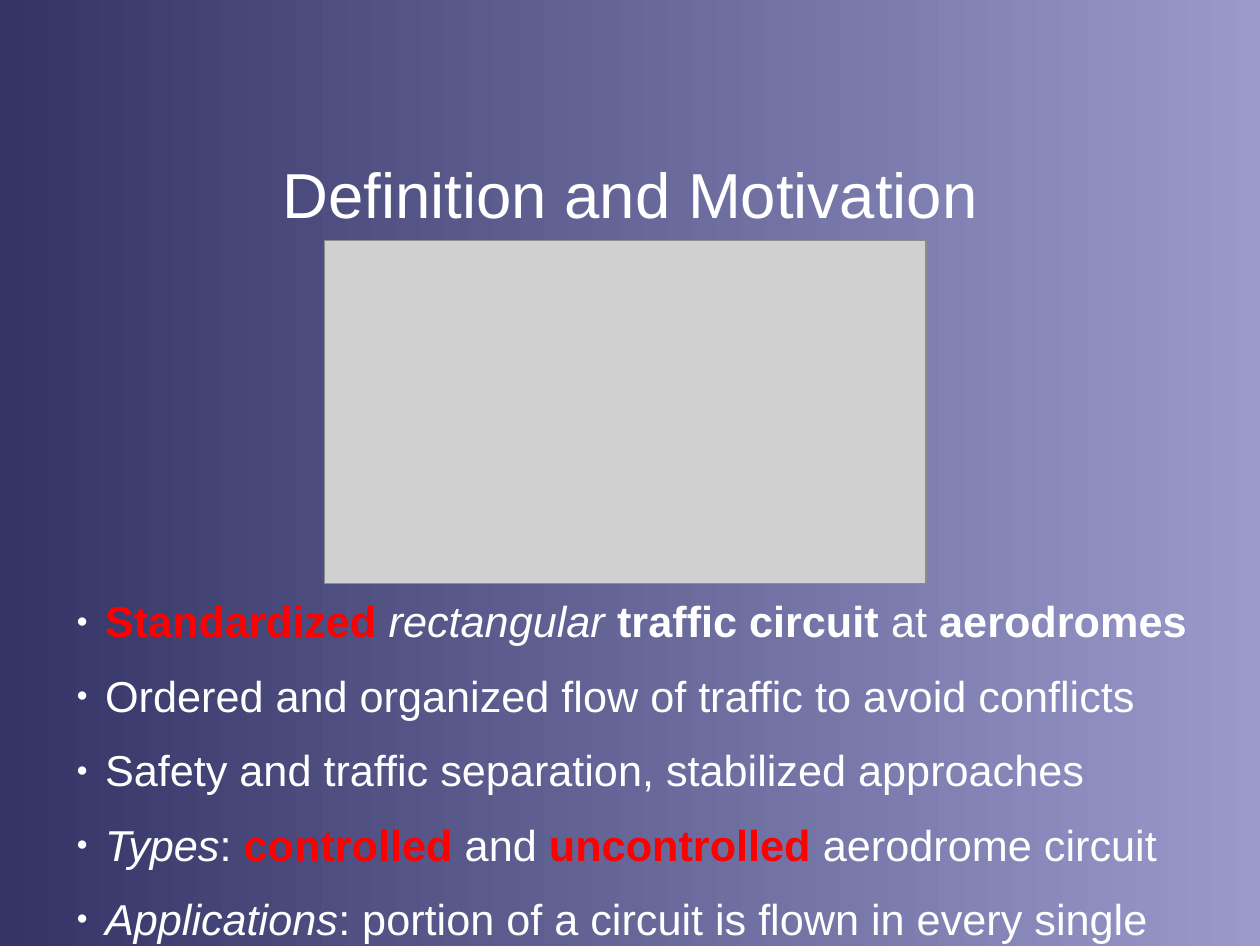
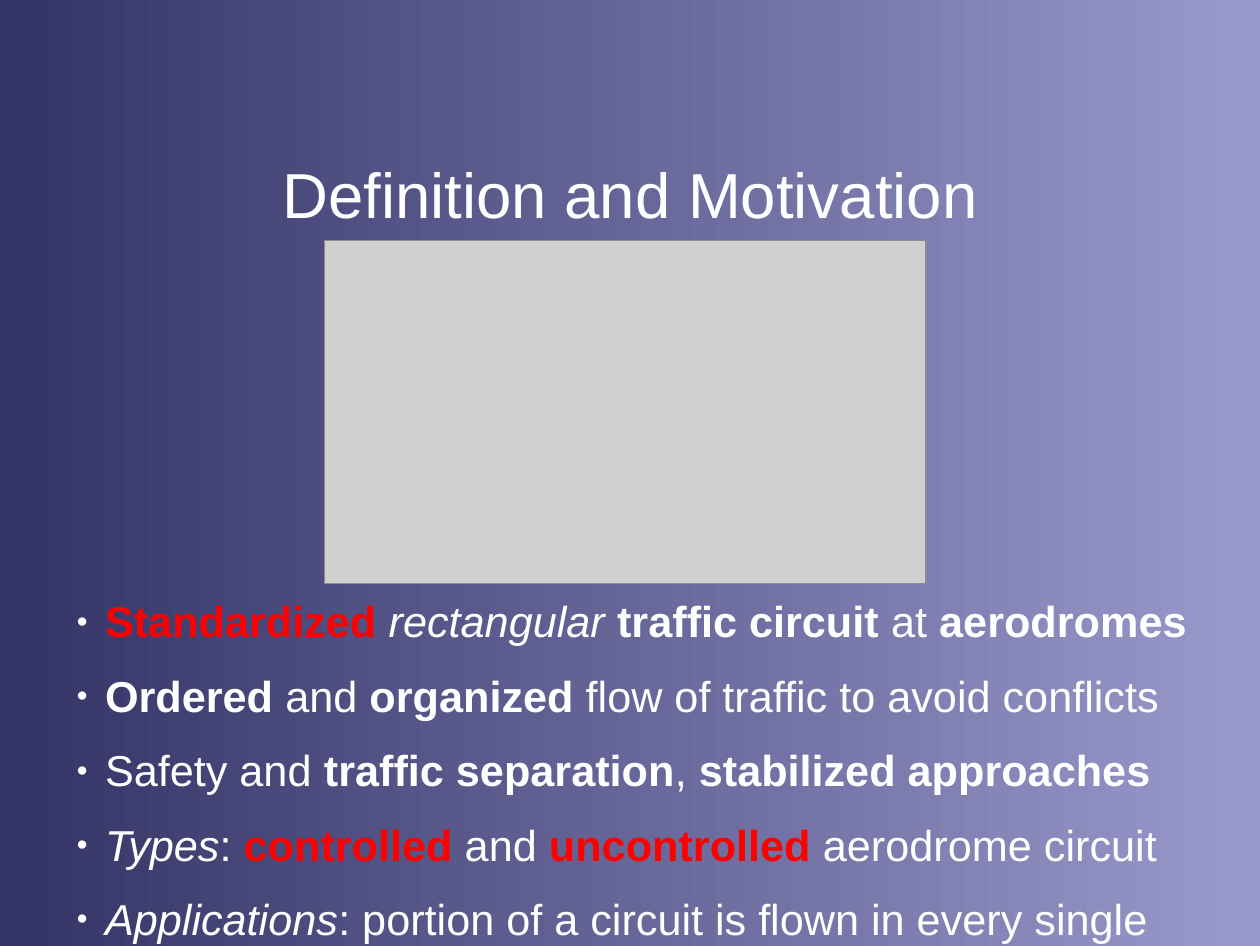
Before and after one commit to stephanheinemann/flight, a slide deck: slide 4 of FI/Circuits/Circuits.odp. Drawn at 1260x946 pixels with LibreOffice and Linux fonts; fonts in the diff are those of the drawing; grey boxes stand for pictures; background and template pictures are left out. Boxes give left, top, right and bottom in pixels: in the first picture for what was removed or moved away, otherwise in the second. Text is boxed around its words. In the diff, an @@ line names an element or a change of style, - is before the commit and + after.

```diff
--- a/FI/Circuits/Circuits.odp
+++ b/FI/Circuits/Circuits.odp
@@ text at bbox=[105, 680, 1159, 795]: bold on in "Ordered organized", "traffic separation, stabilized approaches" @@
```
Also in this commit, not shown: 3 other slides changed, 2 slides added, 2 slides removed, 4 other files.
